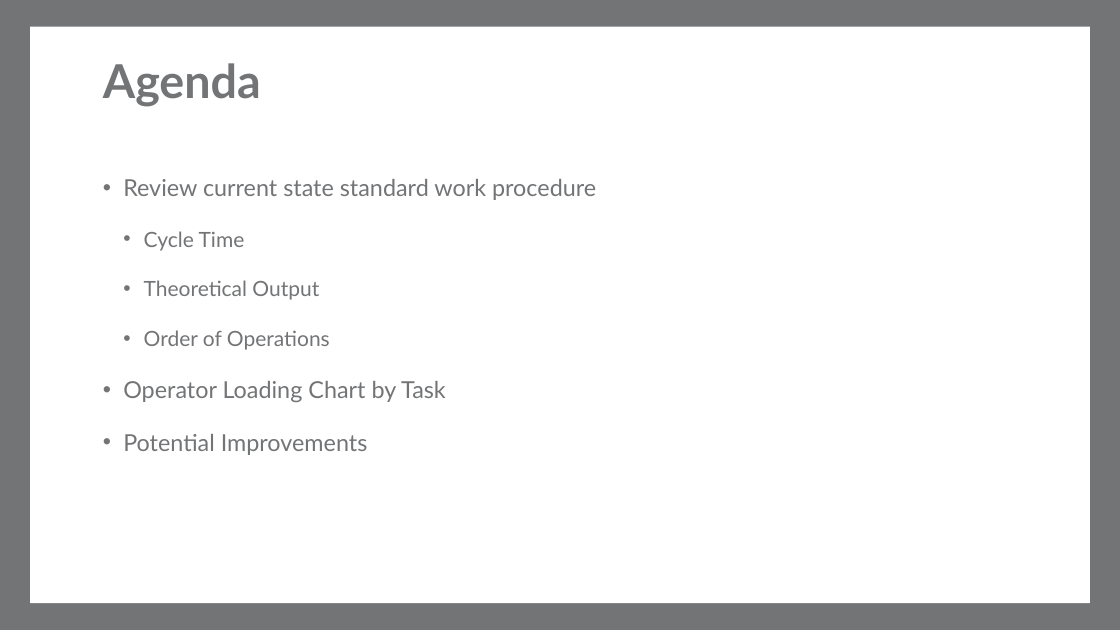
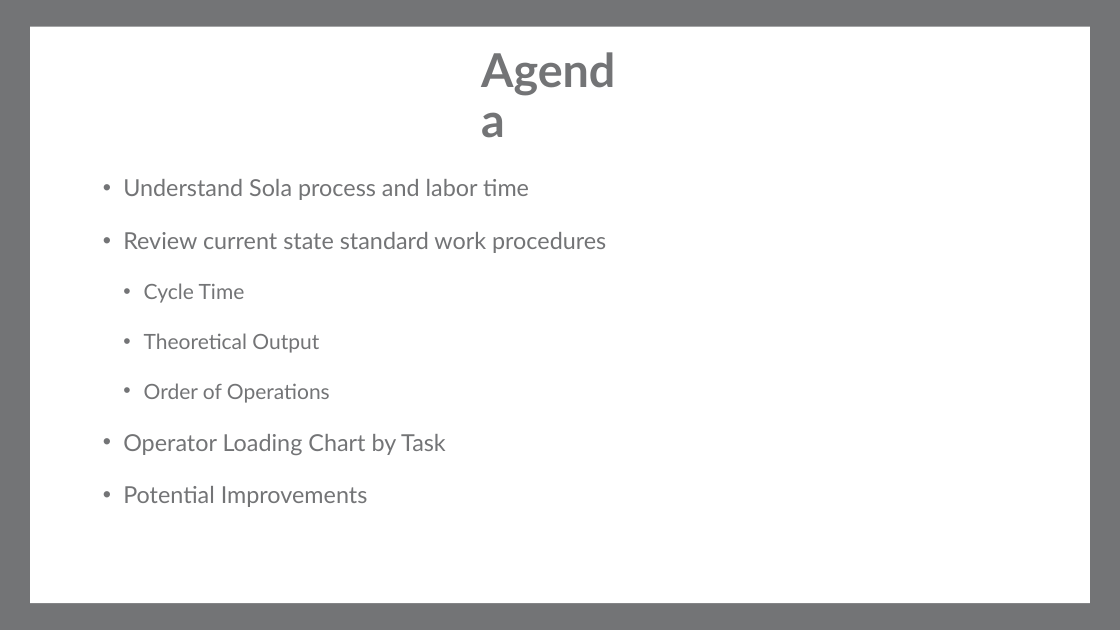
Before and after one commit to macokeefe/claude-code-system, a slide deck: slide 2 of standard-work/standalone/Meritage_3Seater_Standard_Work.pptx. Drawn at 1120x630 pixels with LibreOffice and Linux fonts; fonts in the diff are those of the drawing; background and template pictures are left out. Boxes give left, top, right and bottom in pixels: in the first picture for what was removed or moved away, otherwise in the second. Text is boxed around its words. In the diff, an @@ line names an element or a change of style, - is before the commit and + after.

```diff
--- a/standard-work/standalone/Meritage_3Seater_Standard_Work.pptx
+++ b/standard-work/standalone/Meritage_3Seater_Standard_Work.pptx
@@ title "Agenda" rewrapped from box(103, 63, 261, 107) to box(473, 55, 648, 139) @@
@@ text at box(123, 179, 606, 253): text changed @@
-• Review current state standard work procedure
+• Understand Sola process and labor time
+• Review current state standard work procedures
```
Also in this commit, not shown: 4 other slides changed, 5 slides added.
